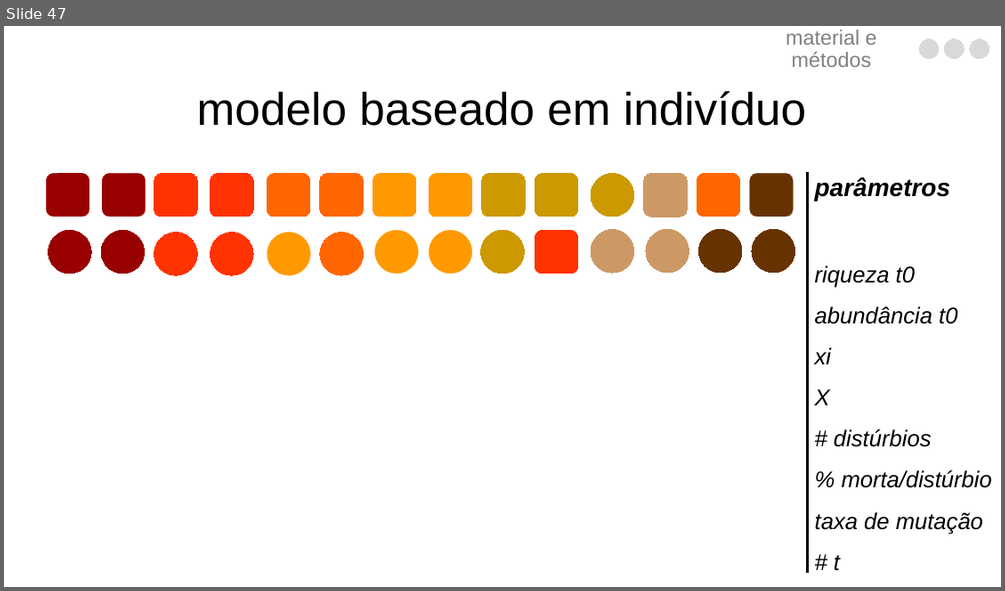
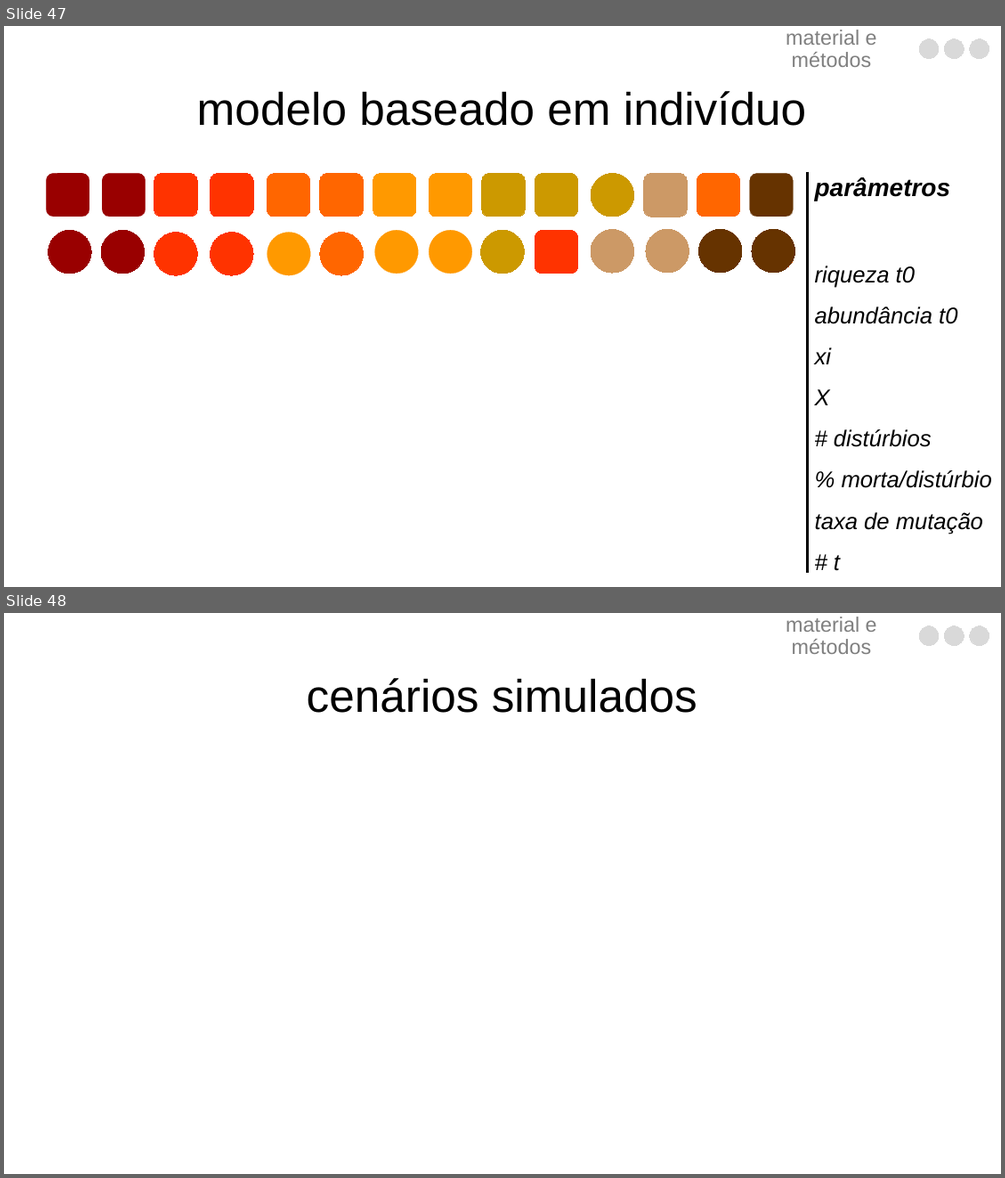
Before and after one commit to luisanovara/dissertacao, a slide deck: DEFESA.pptx. Shown one above the other, each under a label of ours: slide 47 before the commit, slides 47 and 48 after it. The pictures are 1005x591 and 1005x1178 pixels, drawn with LibreOffice and Linux fonts; fonts in the diff are those of the drawing. Boxes give left, top, right and bottom in pixels: in the first picture for what was removed or moved away, otherwise in the second. Text is boxed around its words. In the diff, an @@ line names an element or a change of style, - is before the commit and + after.

```diff
--- a/DEFESA.pptx
+++ b/DEFESA.pptx
@@ slide 48 added at [4, 613, 1001, 1174], background #FFFFFF @@
@@ text added at [785, 617, 877, 654], 20 pt, text #808080 @@
+material e métodos
@@ freeform shape added at [919, 626, 938, 646], fill #D9D9D9, outline #D9D9D9 0 pt @@
@@ freeform shape added at [945, 626, 964, 646], fill #D9D9D9, outline #D9D9D9 0 pt @@
@@ freeform shape added at [970, 626, 989, 646], fill #D9D9D9, outline #D9D9D9 0 pt @@
@@ title added at [307, 678, 697, 713], 44 pt, text #000000 @@
+cenários simulados
```
Also in this commit, not shown: 17 other slides added.
